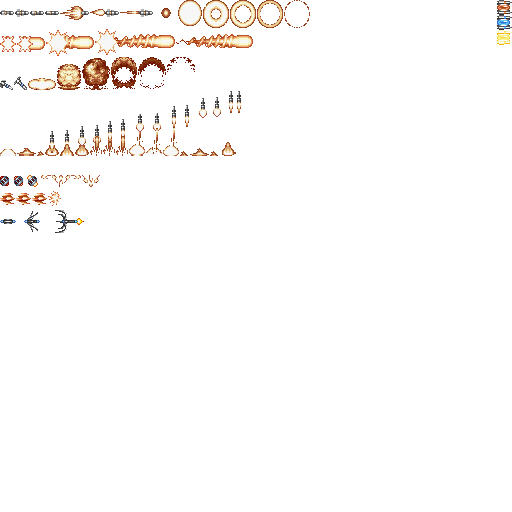
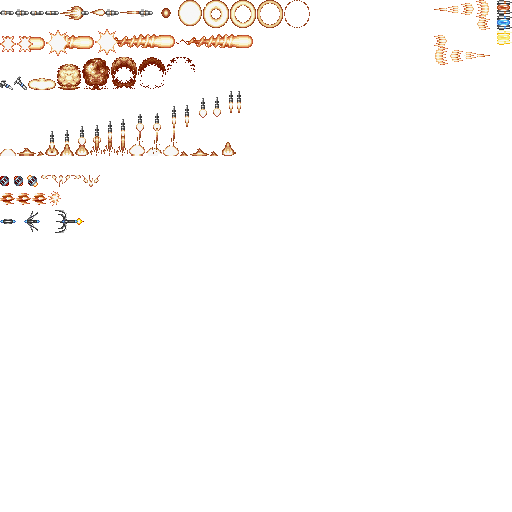
Layer changes from the first (512, 512) image to the second:
added layer "Layer 28" in group "Falcon" over box(434, 0, 490, 65)
